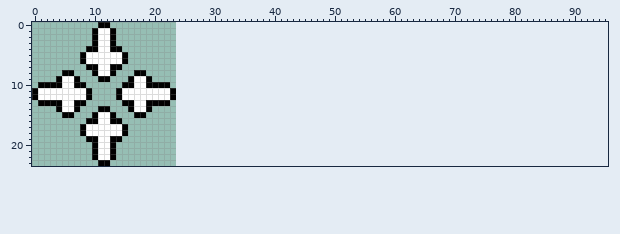
Sprite sheet, stored at assets/graphics/mouse.png. That is the earlier state.
The file is 24x24 pixels. The old version is drawn lined up with the new one, on the new canvas.
After:
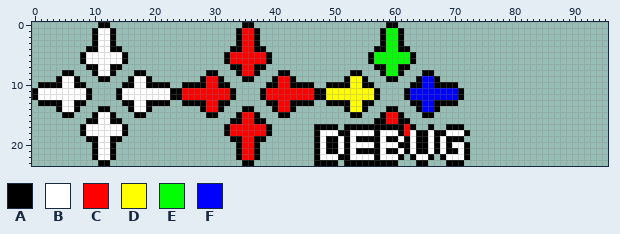
Palette (. is transparent): A #000000  B #ffffff  C #ff0000  D #ffff00  E #00ff00  F #0000ff
Log entry: mouse cursor modes, attacking ai
Difference:
canvas 24x24 -> 96x24
y 0: x 35..36 .. -> AA; x 59..60 .. -> AA
y 1..3: x 34..37 .... -> ACCA; x 58..61 .... -> AEEA
y 4: x 33..38 ...... -> AACCAA; x 57..62 ...... -> AAEEAA
y 5..6: x 32..39 ........ -> ACCCCCCA; x 56..63 ........ -> AEEEEEEA
y 7: x 33..38 ...... -> AACCAA; x 57..62 ...... -> AAEEAA
y 8: x 29..30 .. -> AA; x 34..37 .... -> ACCA; x 41..42 .. -> AA; x 53..54 .. -> AA; x 58..61 .... -> AEEA; x 65..66 .. -> AA
y 9: x 28..31 .... -> ACCA; x 35..36 .. -> AA; x 40..43 .... -> ACCA; x 52..55 .... -> ADDA; x 59..60 .. -> AA; x 64..67 .... -> AFFA
y 10: x 25..32 ........ -> AAAACCAA; x 39..46 ........ -> AACCAAAA; x 49..56 ........ -> AAAADDAA; x 63..70 ........ -> AAFFAAAA
y 11..12: x 24..33 .......... -> ACCCCCCCCA; x 38..57 .................... -> ACCCCCCCCAADDDDDDDDA; x 62..71 .......... -> AFFFFFFFFA
y 13: x 25..32 ........ -> AAAACCAA; x 39..46 ........ -> AACCAAAA; x 49..56 ........ -> AAAADDAA; x 63..70 ........ -> AAFFAAAA
y 14: x 28..31 .... -> ACCA; x 35..36 .. -> AA; x 40..43 .... -> ACCA; x 52..55 .... -> ADDA; x 59..60 .. -> AA; x 64..67 .... -> AFFA
y 15: x 29..30 .. -> AA; x 34..37 .... -> ACCA; x 41..42 .. -> AA; x 53..54 .. -> AA; x 58..61 .... -> ACCA; x 65..66 .. -> AA
y 16: x 33..38 ...... -> AACCAA; x 57..62 ...... -> AACCAA
y 17: x 32..39 ........ -> ACCCCCCA; x 47..50 .... -> AAAA; x 52..63 ............ -> AAAAAAAAAACA; x 66 . -> A; x 69..71 ... -> AAA
y 18: x 32..39 ........ -> ACCCCCCA; x 47..72 .......................... -> ABBBAABBBBABBBACBAABAABBBA
y 19: x 33..38 ...... -> AACCAA; x 47..71 ......................... -> ABAABABAAAABAABABAABABAAA
y 20: x 34..37 .... -> ACCA; x 47..72 .......................... -> ABAABABBBBABBBAABAABABABBA
y 21: x 34..37 .... -> ACCA; x 47..72 .......................... -> ABAABABAAAABAABABAABABAABA
y 22: x 34..37 .... -> ACCA; x 47..61 ............... -> ABBBAABBBBABBBA; x 63..66 .... -> ABBA; x 68..72 ..... -> ABBBA
y 23: x 35..36 .. -> AA; x 47..50 .... -> AAAA; x 52..60 ......... -> AAAAAAAAA; x 64..65 .. -> AA; x 69..71 ... -> AAA
